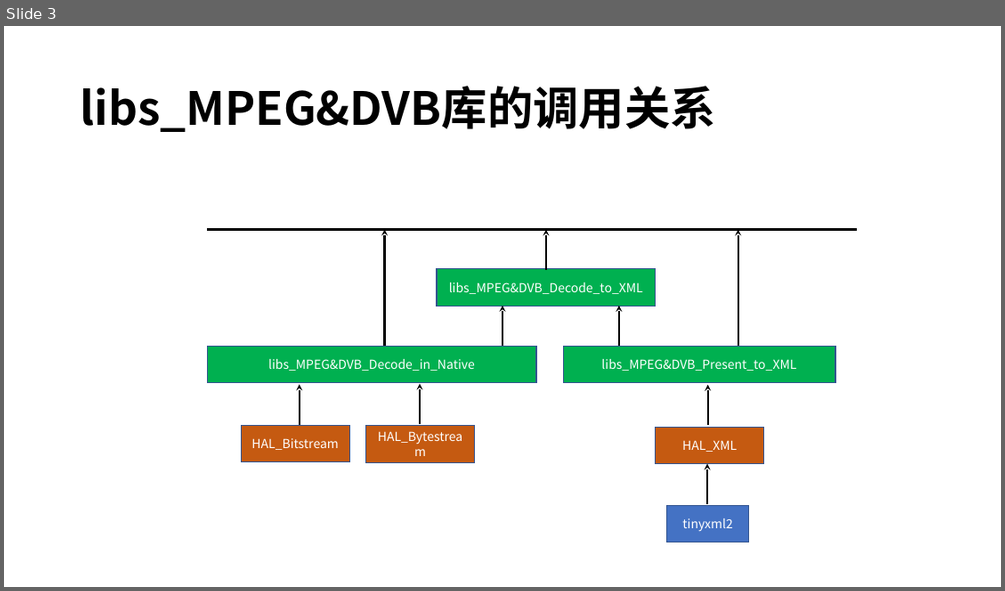
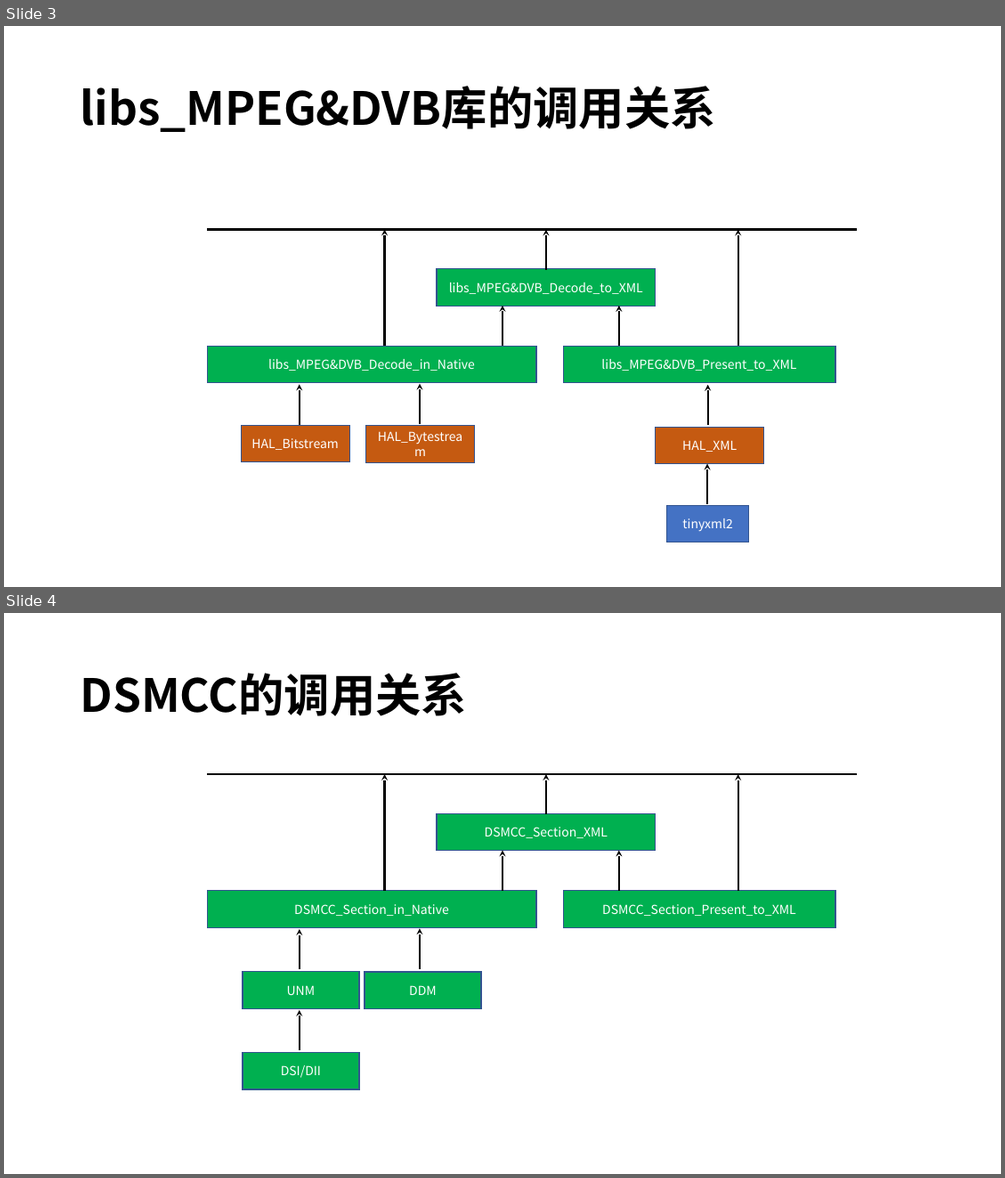
Before and after one commit to dakaikou/EverStationII, a slide deck: doc/EverStation软件架构-2018082500.pptx. Shown one above the other, each under a label of ours: slide 3 before the commit, slides 3 and 4 after it. The pictures are 1005x591 and 1005x1178 pixels, drawn with LibreOffice and Linux fonts; fonts in the diff are those of the drawing. Boxes give left, top, right and bottom in pixels: in the first picture for what was removed or moved away, otherwise in the second. Text is boxed around its words. In the diff, an @@ line names an element or a change of style, - is before the commit and + after.

Commit message:
comb the call relationship of DSMCC

```diff
--- a/doc/EverStation软件架构-2018082500.pptx
+++ b/doc/EverStation软件架构-2018082500.pptx
@@ slide 4 added at bbox=[4, 613, 1001, 1174], background #FFFFFF @@
@@ title added at bbox=[80, 673, 467, 716], 44 pt, text #000000, bold @@
+DSMCC的调用关系
@@ line added from (208, 774) to (857, 774), #000000 2.25 pt @@
@@ arrow added from (385, 891) to (385, 774), #000000 2 pt @@
@@ arrow added from (546, 815) to (546, 774), #000000 2 pt @@
@@ arrow added from (738, 891) to (738, 774), #000000 2 pt @@
@@ rectangle added at bbox=[437, 813, 656, 850], fill #00B050, outline #325491 1 pt, 12 pt, text #FFFFFF @@
+DSMCC_Section_XML
@@ arrow added from (502, 891) to (502, 850), #000000 2 pt @@
@@ arrow added from (619, 891) to (619, 850), #000000 2 pt @@
@@ rectangle added at bbox=[208, 891, 536, 927], fill #00B050, outline #325491 1 pt, 12 pt, text #FFFFFF @@
+DSMCC_Section_in_Native
@@ rectangle added at bbox=[563, 891, 835, 927], fill #00B050, outline #325491 1 pt, 12 pt, text #FFFFFF @@
+DSMCC_Section_Present_to_XML
@@ arrow added from (299, 970) to (299, 929), #000000 2 pt @@
@@ arrow added from (420, 969) to (420, 929), #000000 2 pt @@
@@ rectangle added at bbox=[243, 972, 359, 1008], fill #00B050, outline #325491 1 pt, 12 pt, text #FFFFFF @@
+UNM
@@ rectangle added at bbox=[364, 972, 481, 1008], fill #00B050, outline #325491 1 pt, 12 pt, text #FFFFFF @@
+DDM
@@ arrow added from (299, 1051) to (299, 1010), #000000 2 pt @@
@@ rectangle added at bbox=[243, 1053, 359, 1089], fill #00B050, outline #325491 1 pt, 12 pt, text #FFFFFF @@
+DSI/DII
```
Also in this commit, not shown: 29 other files.
